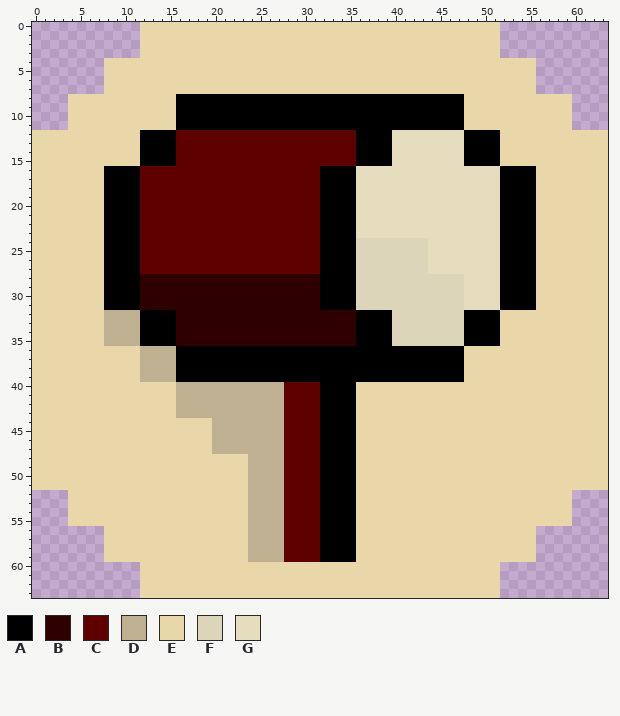
Pixel-art sprite -- assets/img/action_button.png. The first picture shows the starting point.
The file is 64x64 pixels. Colours within 5 levels of each other are drawn and written as one.
Palette (. is transparent): A #000000  B #2f0000  C #5f0000  D #bfb092  E #e9d7a9  F #ddd5b9  G #e5ddbd
Pixels before (only the part around the change), first column x 0:
 0 ............EEEEEEEEEEEEEEEEEEEEEEEEEEEEEEEEEEEEEEEE............
 1 ............EEEEEEEEEEEEEEEEEEEEEEEEEEEEEEEEEEEEEEEE............
 2 ............EEEEEEEEEEEEEEEEEEEEEEEEEEEEEEEEEEEEEEEE............
 3 ............EEEEEEEEEEEEEEEEEEEEEEEEEEEEEEEEEEEEEEEE............
 4 ........EEEEEEEEEEEEEEEEEEEEEEEEEEEEEEEEEEEEEEEEEEEEEEEE........
 5 ........EEEEEEEEEEEEEEEEEEEEEEEEEEEEEEEEEEEEEEEEEEEEEEEE........
 6 ........EEEEEEEEEEEEEEEEEEEEEEEEEEEEEEEEEEEEEEEEEEEEEEEE........
 7 ........EEEEEEEEEEEEEEEEEEEEEEEEEEEEEEEEEEEEEEEEEEEEEEEE........
 8 ....EEEEEEEEEEEEAAAAAAAAAAAAAAAAAAAAAAAAAAAAAAAAEEEEEEEEEEEE....
 9 ....EEEEEEEEEEEEAAAAAAAAAAAAAAAAAAAAAAAAAAAAAAAAEEEEEEEEEEEE....
10 ....EEEEEEEEEEEEAAAAAAAAAAAAAAAAAAAAAAAAAAAAAAAAEEEEEEEEEEEE....
11 ....EEEEEEEEEEEEAAAAAAAAAAAAAAAAAAAAAAAAAAAAAAAAEEEEEEEEEEEE....
12 EEEEEEEEEEEEAAAACCCCCCCCCCCCCCCCCCCCAAAAGGGGGGGGAAAAEEEEEEEEEEEE
13 EEEEEEEEEEEEAAAACCCCCCCCCCCCCCCCCCCCAAAAGGGGGGGGAAAAEEEEEEEEEEEE
14 EEEEEEEEEEEEAAAACCCCCCCCCCCCCCCCCCCCAAAAGGGGGGGGAAAAEEEEEEEEEEEE
15 EEEEEEEEEEEEAAAACCCCCCCCCCCCCCCCCCCCAAAAGGGGGGGGAAAAEEEEEEEEEEEE
16 EEEEEEEEAAAACCCCCCCCCCCCCCCCCCCCAAAAGGGGGGGGGGGGGGGGAAAAEEEEEEEE
17 EEEEEEEEAAAACCCCCCCCCCCCCCCCCCCCAAAAGGGGGGGGGGGGGGGGAAAAEEEEEEEE
18 EEEEEEEEAAAACCCCCCCCCCCCCCCCCCCCAAAAGGGGGGGGGGGGGGGGAAAAEEEEEEEE
19 EEEEEEEEAAAACCCCCCCCCCCCCCCCCCCCAAAAGGGGGGGGGGGGGGGGAAAAEEEEEEEE
20 EEEEEEEEAAAACCCCCCCCCCCCCCCCCCCCAAAAGGGGGGGGGGGGGGGGAAAAEEEEEEEE
21 EEEEEEEEAAAACCCCCCCCCCCCCCCCCCCCAAAAGGGGGGGGGGGGGGGGAAAAEEEEEEEE
22 EEEEEEEEAAAACCCCCCCCCCCCCCCCCCCCAAAAGGGGGGGGGGGGGGGGAAAAEEEEEEEE
23 EEEEEEEEAAAACCCCCCCCCCCCCCCCCCCCAAAAGGGGGGGGGGGGGGGGAAAAEEEEEEEE
24 EEEEEEEEAAAACCCCCCCCCCCCCCCCCCCCAAAAFFFFFFFFGGGGGGGGAAAAEEEEEEEE
25 EEEEEEEEAAAACCCCCCCCCCCCCCCCCCCCAAAAFFFFFFFFGGGGGGGGAAAAEEEEEEEE
26 EEEEEEEEAAAACCCCCCCCCCCCCCCCCCCCAAAAFFFFFFFFGGGGGGGGAAAAEEEEEEEE
27 EEEEEEEEAAAACCCCCCCCCCCCCCCCCCCCAAAAFFFFFFFFGGGGGGGGAAAAEEEEEEEE
28 EEEEEEEEAAAABBBBBBBBBBBBBBBBBBBBAAAAFFFFFFFFFFFFGGGGAAAAEEEEEEEE
29 EEEEEEEEAAAABBBBBBBBBBBBBBBBBBBBAAAAFFFFFFFFFFFFGGGGAAAAEEEEEEEE
30 EEEEEEEEAAAABBBBBBBBBBBBBBBBBBBBAAAAFFFFFFFFFFFFGGGGAAAAEEEEEEEE
31 EEEEEEEEAAAABBBBBBBBBBBBBBBBBBBBAAAAFFFFFFFFFFFFGGGGAAAAEEEEEEEE
32 EEEEEEEEDDDDAAAABBBBBBBBBBBBBBBBBBBBAAAAFFFFFFFFAAAAEEEEEEEEEEEE
33 EEEEEEEEDDDDAAAABBBBBBBBBBBBBBBBBBBBAAAAFFFFFFFFAAAAEEEEEEEEEEEE
34 EEEEEEEEDDDDAAAABBBBBBBBBBBBBBBBBBBBAAAAFFFFFFFFAAAAEEEEEEEEEEEE
35 EEEEEEEEDDDDAAAABBBBBBBBBBBBBBBBBBBBAAAAFFFFFFFFAAAAEEEEEEEEEEEE
36 EEEEEEEEEEEEDDDDAAAAAAAAAAAAAAAAAAAAAAAAAAAAAAAAEEEEEEEEEEEEEEEE
37 EEEEEEEEEEEEDDDDAAAAAAAAAAAAAAAAAAAAAAAAAAAAAAAAEEEEEEEEEEEEEEEE
38 EEEEEEEEEEEEDDDDAAAAAAAAAAAAAAAAAAAAAAAAAAAAAAAAEEEEEEEEEEEEEEEE
39 EEEEEEEEEEEEDDDDAAAAAAAAAAAAAAAAAAAAAAAAAAAAAAAAEEEEEEEEEEEEEEEE
40 EEEEEEEEEEEEEEEEDDDDDDDDDDDDCCCCAAAAEEEEEEEEEEEEEEEEEEEEEEEEEEEE
41 EEEEEEEEEEEEEEEEDDDDDDDDDDDDCCCCAAAAEEEEEEEEEEEEEEEEEEEEEEEEEEEE
42 EEEEEEEEEEEEEEEEDDDDDDDDDDDDCCCCAAAAEEEEEEEEEEEEEEEEEEEEEEEEEEEE
43 EEEEEEEEEEEEEEEEDDDDDDDDDDDDCCCCAAAAEEEEEEEEEEEEEEEEEEEEEEEEEEEE
44 EEEEEEEEEEEEEEEEEEEEDDDDDDDDCCCCAAAAEEEEEEEEEEEEEEEEEEEEEEEEEEEE
45 EEEEEEEEEEEEEEEEEEEEDDDDDDDDCCCCAAAAEEEEEEEEEEEEEEEEEEEEEEEEEEEE
46 EEEEEEEEEEEEEEEEEEEEDDDDDDDDCCCCAAAAEEEEEEEEEEEEEEEEEEEEEEEEEEEE
47 EEEEEEEEEEEEEEEEEEEEDDDDDDDDCCCCAAAAEEEEEEEEEEEEEEEEEEEEEEEEEEEE
48 EEEEEEEEEEEEEEEEEEEEEEEEDDDDCCCCAAAAEEEEEEEEEEEEEEEEEEEEEEEEEEEE
49 EEEEEEEEEEEEEEEEEEEEEEEEDDDDCCCCAAAAEEEEEEEEEEEEEEEEEEEEEEEEEEEE
50 EEEEEEEEEEEEEEEEEEEEEEEEDDDDCCCCAAAAEEEEEEEEEEEEEEEEEEEEEEEEEEEE
51 EEEEEEEEEEEEEEEEEEEEEEEEDDDDCCCCAAAAEEEEEEEEEEEEEEEEEEEEEEEEEEEE
52 ....EEEEEEEEEEEEEEEEEEEEDDDDCCCCAAAAEEEEEEEEEEEEEEEEEEEEEEEE....
53 ....EEEEEEEEEEEEEEEEEEEEDDDDCCCCAAAAEEEEEEEEEEEEEEEEEEEEEEEE....
54 ....EEEEEEEEEEEEEEEEEEEEDDDDCCCCAAAAEEEEEEEEEEEEEEEEEEEEEEEE....
55 ....EEEEEEEEEEEEEEEEEEEEDDDDCCCCAAAAEEEEEEEEEEEEEEEEEEEEEEEE....
56 ........EEEEEEEEEEEEEEEEDDDDCCCCAAAAEEEEEEEEEEEEEEEEEEEE........
57 ........EEEEEEEEEEEEEEEEDDDDCCCCAAAAEEEEEEEEEEEEEEEEEEEE........
58 ........EEEEEEEEEEEEEEEEDDDDCCCCAAAAEEEEEEEEEEEEEEEEEEEE........
59 ........EEEEEEEEEEEEEEEEDDDDCCCCAAAAEEEEEEEEEEEEEEEEEEEE........
60 ............EEEEEEEEEEEEEEEEEEEEEEEEEEEEEEEEEEEEEEEE............
61 ............EEEEEEEEEEEEEEEEEEEEEEEEEEEEEEEEEEEEEEEE............
62 ............EEEEEEEEEEEEEEEEEEEEEEEEEEEEEEEEEEEEEEEE............
63 ............EEEEEEEEEEEEEEEEEEEEEEEEEEEEEEEEEEEEEEEE............
The same view after the edit:
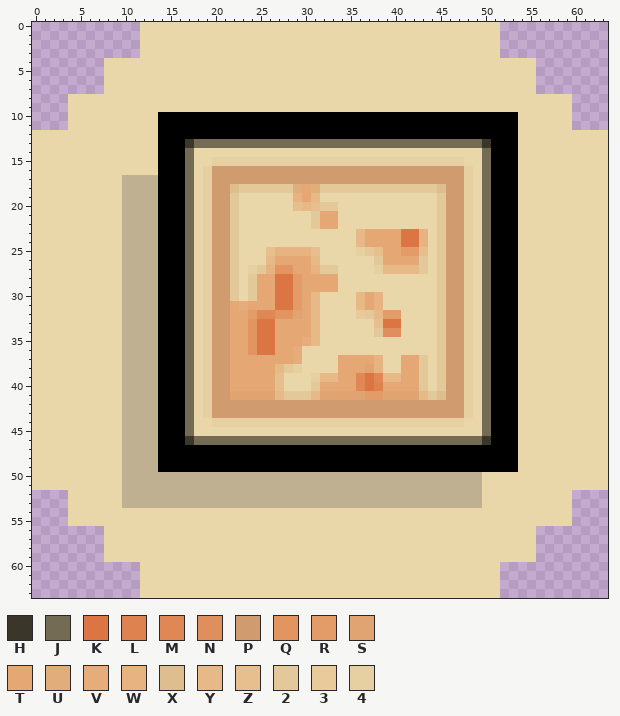
Colours new in this view: H #3a362a  J #746b54  K #db7644  L #de824f  M #df8855  N #df8e5d  P #d09b6e  Q #e29461  R #e39b67  S #dfa472  T #e5a773  U #e0ad7b  V #e6ad7a  W #e6b381  X #debd8f  Y #e6b987  Z #e7bf8e  2 #e3c89a  3 #e9cb9b  4 #e6d0a1
Commit: changed action button to only show map. Added Manual v1.0
The edit:
Changed rows in their new state; - is an unchanged pixel.
first column x 8:
 8 --------EEEEEEEEEEEEEEEEEEEEEEEEEEEEEEEE--------
 9 --------EEEEEEEEEEEEEEEEEEEEEEEEEEEEEEEE--------
10 ------AA--------------------------------AAAAAA--
11 ------AA--------------------------------AAAAAA--
12 ----EE--AAAAAAAAAAAAAAAAAAAA----AAAAAAAA----AA--
13 ----EE--AHJJJJJJJJJJJJJJJJJJJJJJJJJJJJJJJJH-AA--
14 ----EE--AJEEEEEEEEEEEEEEEEEEEEEEEEEEEEEEEEJ-AA--
15 ----EE--AJEE4444444444444444444444444444EEJ-AA--
16 EEEEEEAAAJE4PPPPPPPPPPPPPPPPPPPPPPPPPPPP4EJA--EE
17 EEDDDDAAAJE4PPPPPPPPPPPPPPPPPPPPPPPPPPPP4EJA--EE
18 EEDDDDAAAJE4PPX222222UTU2222222222222XPP4EJA--EE
19 EEDDDDAAAJE4PP2EEEEEEWTYEEEEEEEEEEEEE2PP4EJA--EE
20 EEDDDDAAAJE4PP2EEEEEEZYZ22EEEEEEEEEEE2PP4EJA--EE
21 EEDDDDAAAJE4PP2EEEEEEEE2TTEEEEEEEEEEE2PP4EJA--EE
22 EEDDDDAAAJE4PP2EEEEEEEE2TTEEEEEEEEEEE2PP4EJA--EE
23 EEDDDDAAAJE4PP2EEEEEEEEEEEEEYTTTTKKWE2PP4EJA--EE
24 EEDDDDAAAJE4PP2EEEEEEEEEEEEEYTTTTKKWE2PP4EJA--EE
25 EEDDDDAAAJE4PP2EEEZWWWWZEEEE42ZTTRRZE2PP4EJA--EE
26 EEDDDDAAAJE4PP2EEEYTTTTYEEEEEE2TTTT2E2PP4EJA--EE
27 EEDDDDAAAJE4PP2E42WQQTTW22EEEE4YYYY2E2PP4EJA--EE
28 EEDDDDAAAJE4PP2E2TTKKRTTTTEEEEEEEEEEE2PP4EJA--EE
29 EEDDDDAAAJE4PP2E2TTKKRTTTTEEEEEEEEEEE2PP4EJA--EE
30 EEDDDDAAAJE4PP2E2TTKKRTYEEEEYTWEEEEEE2PP4EJA--EE
31 EEDDDDAAAJE4PPTVTTTKKRTYEEEEYTWEEEEEE2PP4EJA--EE
32 EE--DD--AJE4PPTTRMMQQSTYEEEE32YRREEEE2PP4EJ-AA--
33 EE--DD--AJE4PPTTQKKTTTTYEEEEEEZKKEEEE2PP4EJ-AA--
34 EE--DD--AJE4PPTTQKKTTTTYEEEEEE2NNEEEE2PP4EJ-AA--
35 EE--DD--AJE4PPTTQKKTTTVYEEEEEEEEEEEEE2PP4EJ-AA--
36 --DD--AA-JE4PPTTQKKTTVEEEEEEEEEEEEEEE2PP4-JAAA--
37 --DD--AA-JE4PPTTTTTTTVEEEETTTTWEETT2E2PP4-JAAA--
38 --DD--AA-JE4PPTTTTTY24EEEETTTSWEETT2E2PP4-JAAA--
39 --DD--AA-JE4PPTTTTTZEEE4YYTTMKMYYTT2E2PP4-JAAA--
40 --DDDDAAAJE4PPTTTTTZEEE2TTTTMKLTTTT2-2PP4-JAAA--
41 --DDDDAAAJE4PPSSSSSY222YSSSSSRRSSSSY2XPP4-JAAA--
42 --DDDDAAAJE4PPPPPPPPPPPPPPPPPPPPPPPPPPPP4-JAAA--
43 --DDDDAAAJE4PPPPPPPPPPPPPPPPPPPPPPPPPPPP4-JAAA--
44 --DDDDAAAJ--4444444444444444444444444444--JAAA--
45 --DDDDAAAJ--EEEEEEEEEEEEEEEE--------------JAAA--
46 --DDDDAAAHJJJJJJJJJJJJJJJJJJJJJJJJJJJJJJJJHAAA--
47 --DDDDAAAAAAAAAAAAAAAAAA----AAAAAAAAAAAAAAAAAA--
48 --DDDDAAAAAAAAAAAAAAAAAA----AAAAAAAAAAAAAAAAAA--
49 --DDDDAAAAAAAAAAAAAAAAAA----AAAAAAAAAAAAAAAAAA--
50 --DDDDDDDDDDDDDD----DDDDDDDDDDDDDDDDDDDDDD------
51 --DDDDDDDDDDDDDD----DDDDDDDDDDDDDDDDDDDDDD------
52 --DDDDDDDDDDDDDD----DDDDDDDDDDDDDDDDDDDDDD------
53 --DDDDDDDDDDDDDD----DDDDDDDDDDDDDDDDDDDDDD------
54 ----------------EEEEEEEEEEEE--------------------
55 ----------------EEEEEEEEEEEE--------------------
56 ----------------EEEEEEEEEEEE--------------------
57 ----------------EEEEEEEEEEEE--------------------
58 ----------------EEEEEEEEEEEE--------------------
59 ----------------EEEEEEEEEEEE--------------------
Pixel boxes of the changes (left, top, right, bottom) in both pictures:
changed: (104, 94, 536, 562)
